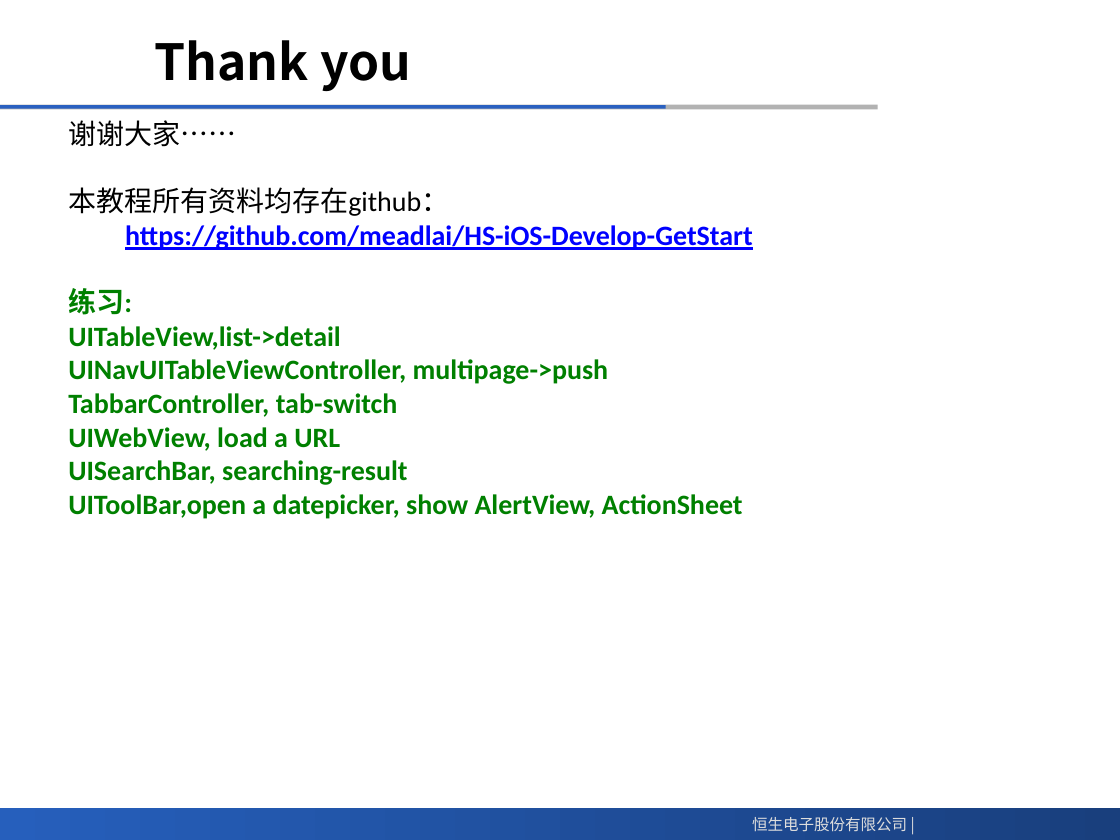
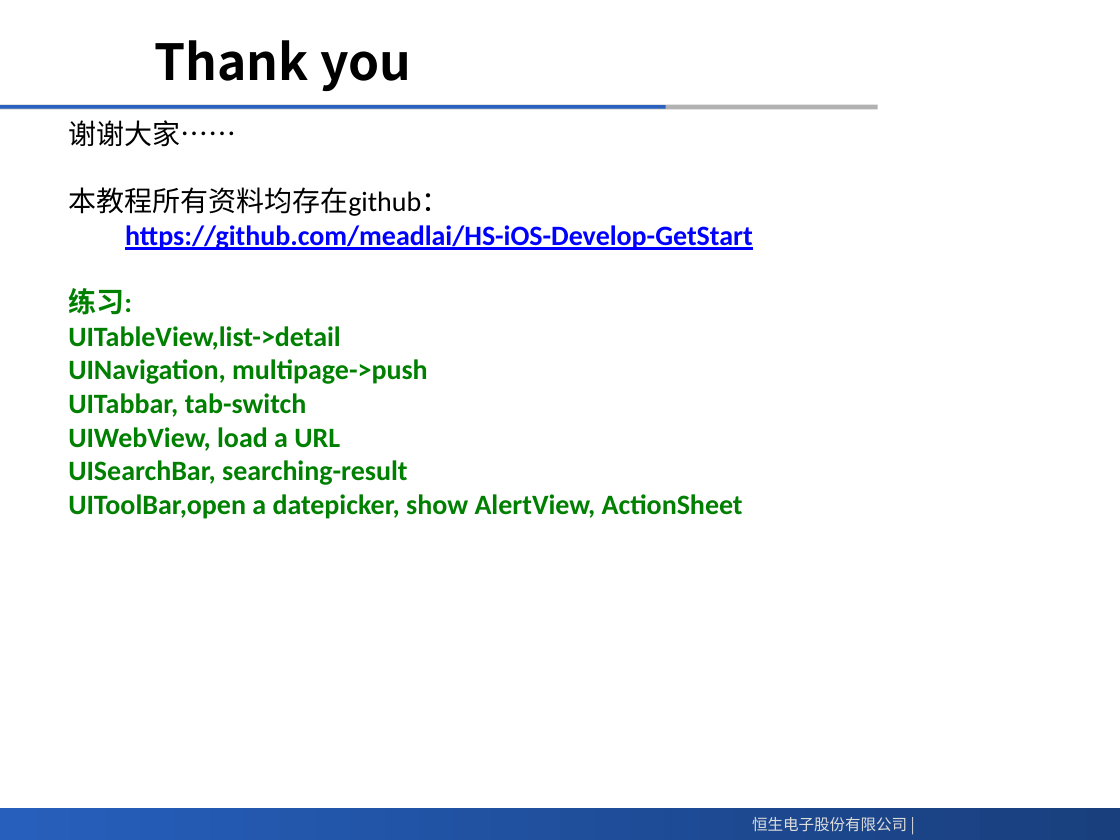
Before and after one commit to meadlai/HS-iOS-Develop-GetStart, a slide deck: slide 9 of matiral/iOS应用程序开发入门.pptx. Drawn at 1120x840 pixels with LibreOffice and Linux fonts; fonts in the diff are those of the drawing; background and template pictures are left out. Boxes give left, top, right and bottom in pixels: in the first picture for what was removed or moved away, otherwise in the second. Text is boxed around its words. In the diff, an @@ line names an element or a change of style, - is before the commit and + after.

```diff
--- a/matiral/iOS应用程序开发入门.pptx
+++ b/matiral/iOS应用程序开发入门.pptx
@@ text at box(68, 359, 428, 417): text changed @@
-UINavUITableViewController, multipage->push
-TabbarController, tab-switch
+UINavigation, multipage->push
+UITabbar, tab-switch
```
Also in this commit, not shown: 1 other file.
